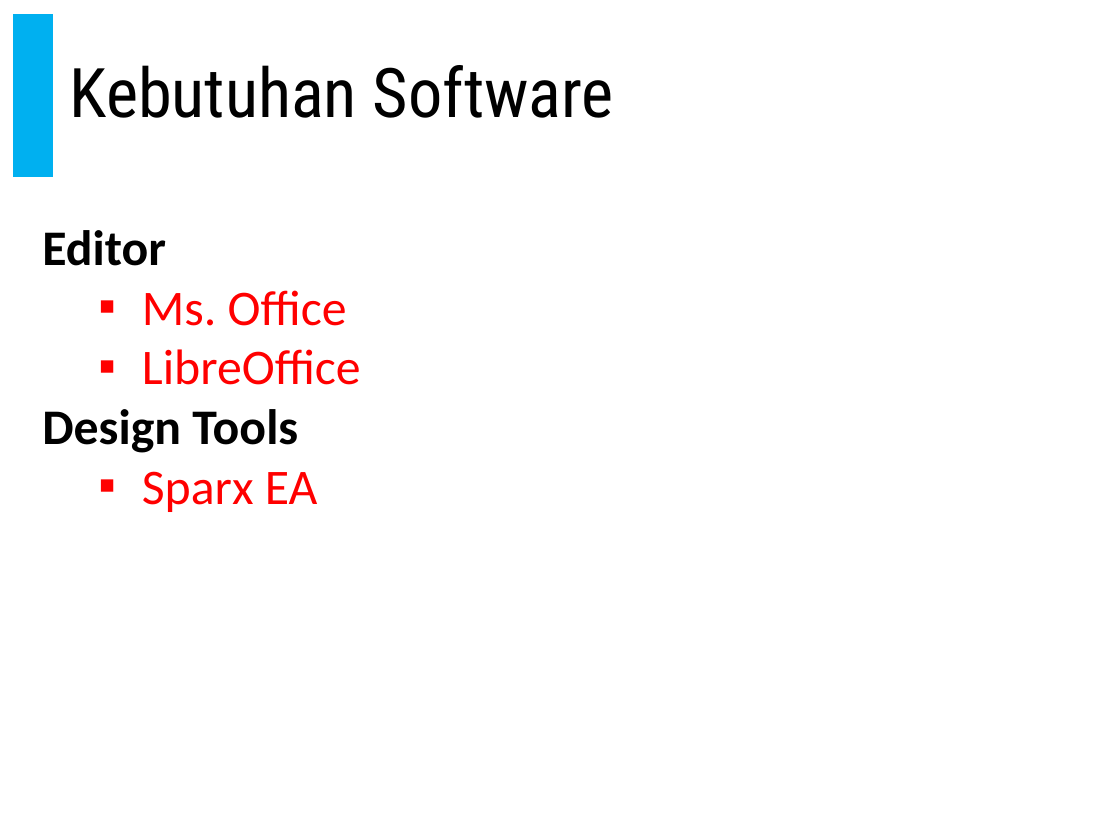
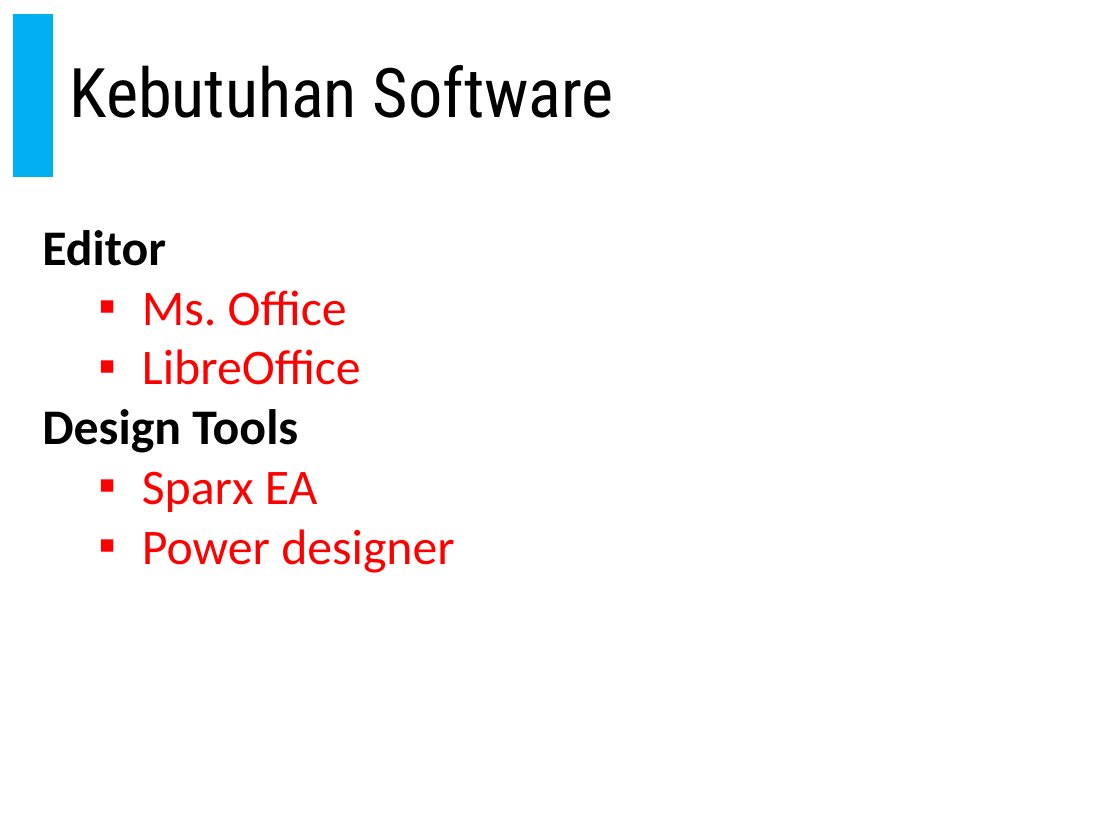
Before and after one commit to doniaft/Proyek-Perangkat-Lunak, a slide deck: slide 48 of 1. Bahan Ajar/01. PPL - Pendahuluan.pptx (slide 26 before the commit). Drawn at 1120x840 pixels with LibreOffice and Linux fonts; fonts in the diff are those of the drawing. Boxes give left, top, right and bottom in pixels: in the first picture for what was removed or moved away, otherwise in the second. Text is boxed around its words. In the diff, an @@ line names an element or a change of style, - is before the commit and + after.

```diff
--- a/1. Bahan Ajar/01. PPL - Pendahuluan.pptx
+++ b/1. Bahan Ajar/01. PPL - Pendahuluan.pptx
@@ text at [142,529,454,573]: paragraph added @@
+  ▪ Power designer
```
Also in this commit, not shown: 2 other slides changed, 22 slides added, 2 other files.
